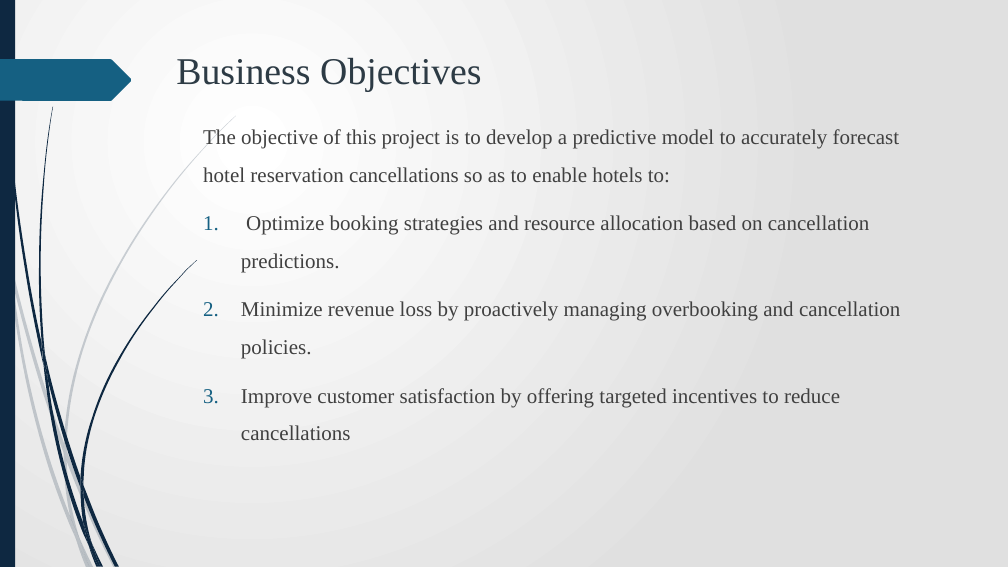
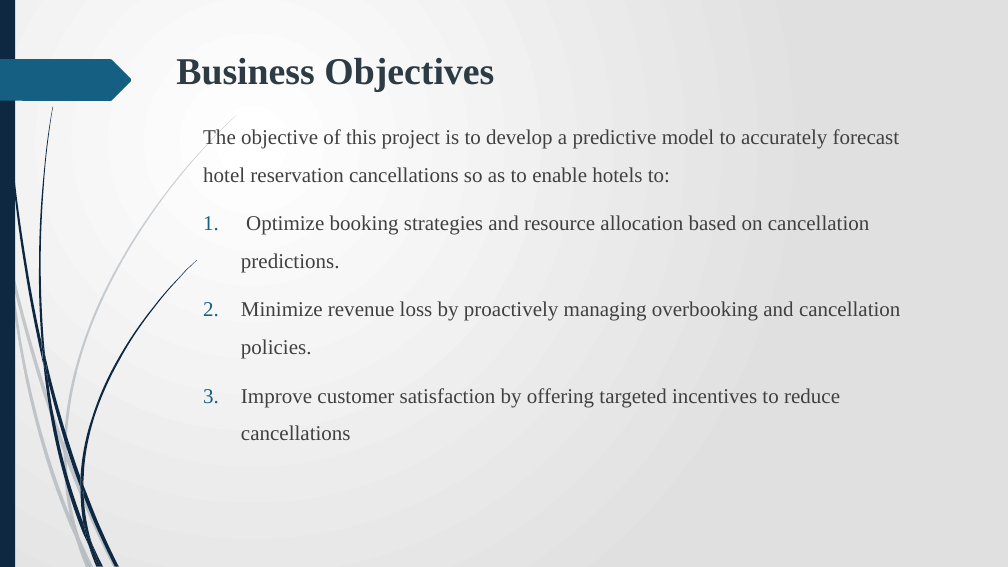
Before and after one commit to James-tech4/JAMES-PHASE-3-DSPT-8-PROJECT, a slide deck: slide 4 of Presentation.pptx. Drawn at 1008x567 pixels with LibreOffice and Linux fonts; fonts in the diff are those of the drawing. Boxes give left, top, right and bottom in pixels: in the first picture for what was removed or moved away, otherwise in the second. Text is boxed around its words. In the diff, an @@ line names an element or a change of style, - is before the commit and + after.

```diff
--- a/Presentation.pptx
+++ b/Presentation.pptx
@@ title "Business Objectives" at (176, 57, 494, 92): bold on @@
```
Also in this commit, not shown: 4 other slides changed, 2 slides added, 1 slide removed.
